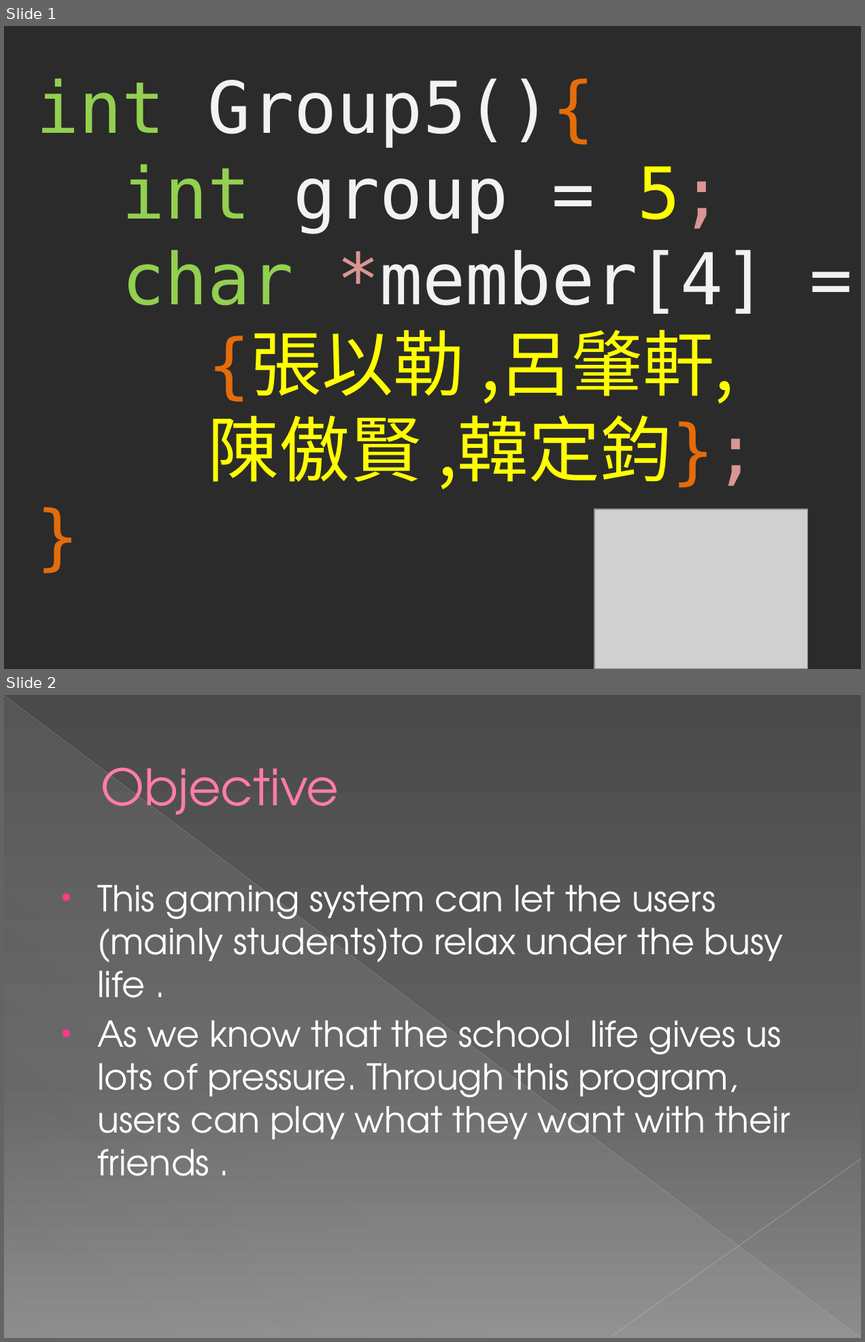
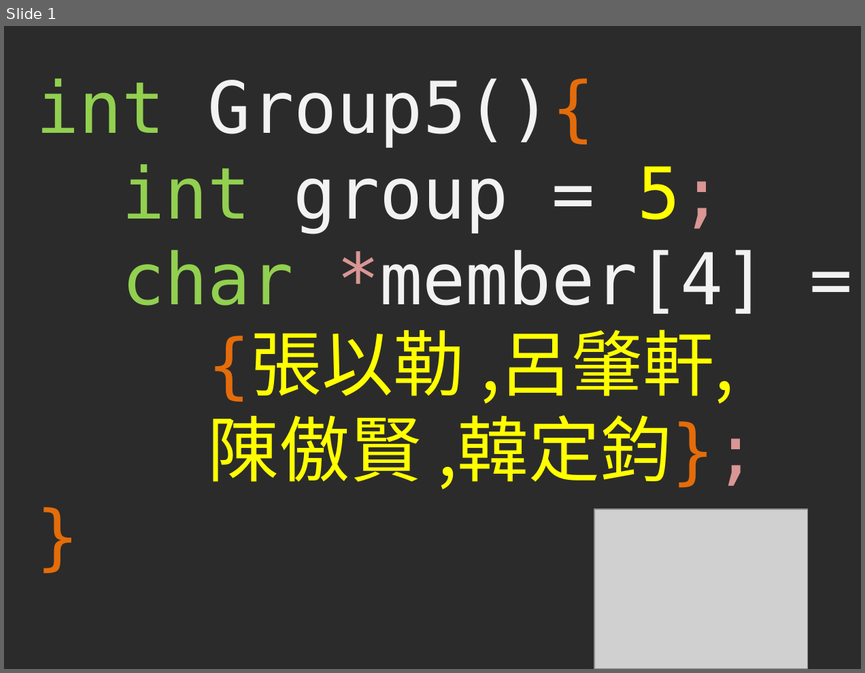
Before and after one commit to hihison/Group5_Project, a slide deck: 001.pptx. Shown one above the other, each under a label of ours: slides 1 and 2 before the commit, slide 1 after it. The pictures are 865x1342 and 865x673 pixels, drawn with LibreOffice and Linux fonts; fonts in the diff are those of the drawing; grey boxes stand for pictures; background and template pictures are left out; a plain dark background stands for a picture behind light text. Boxes give left, top, right and bottom in pixels: in the first picture for what was removed or moved away, otherwise in the second. Text is boxed around its words. In the diff, an @@ line names an element or a change of style, - is before the commit and + after.

```diff
--- a/001.pptx
+++ b/001.pptx
@@ slide 2 removed at bbox=[4, 695, 861, 1338], background gradient #4A4A4A to #626262 to #8C8C8C @@
@@ line removed from (4, 696) to (860, 1337) @@
@@ right triangle removed at bbox=[5, 697, 860, 1338] @@
@@ title removed at bbox=[101, 767, 339, 815] @@
-Objective
@@ text removed at bbox=[97, 885, 790, 1176] @@
-• This gaming system can let the users (mainly students)to relax under the busy life .
-• As we know that the school life gives us lots of pressure. Through this program, users can play what they want with their friends .
@@ line removed from (861, 1159) to (610, 1337) @@
```
Also in this commit, not shown: 4 slides changed, 6 slides added, 4 other slides removed.
